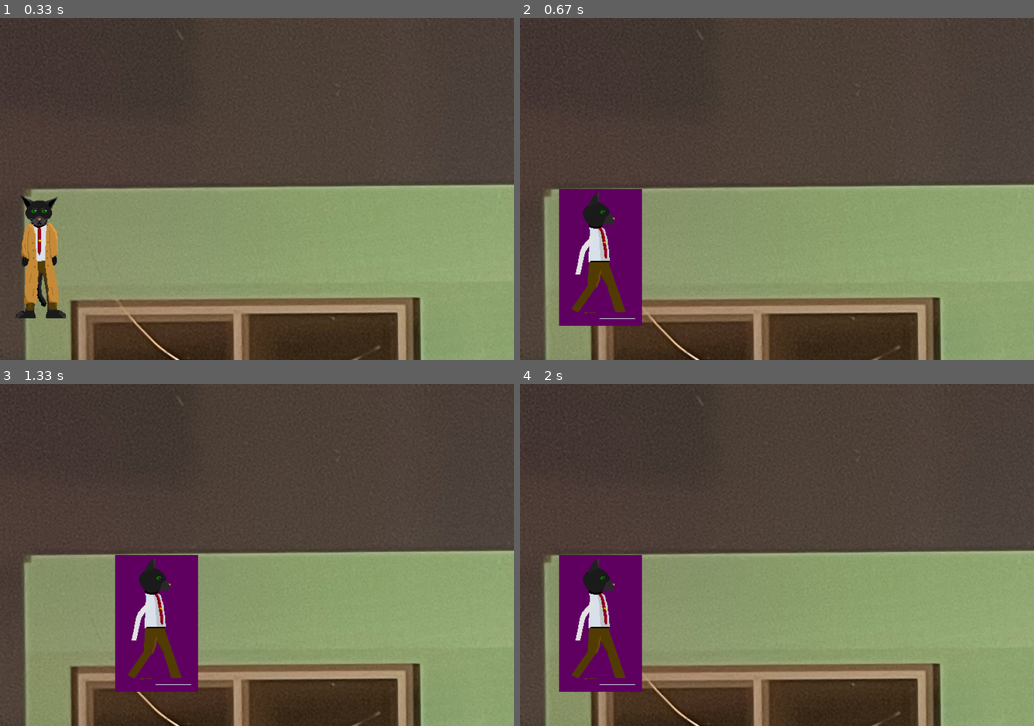
Above: before the commit, frames 1-4 (two rows, left to right).
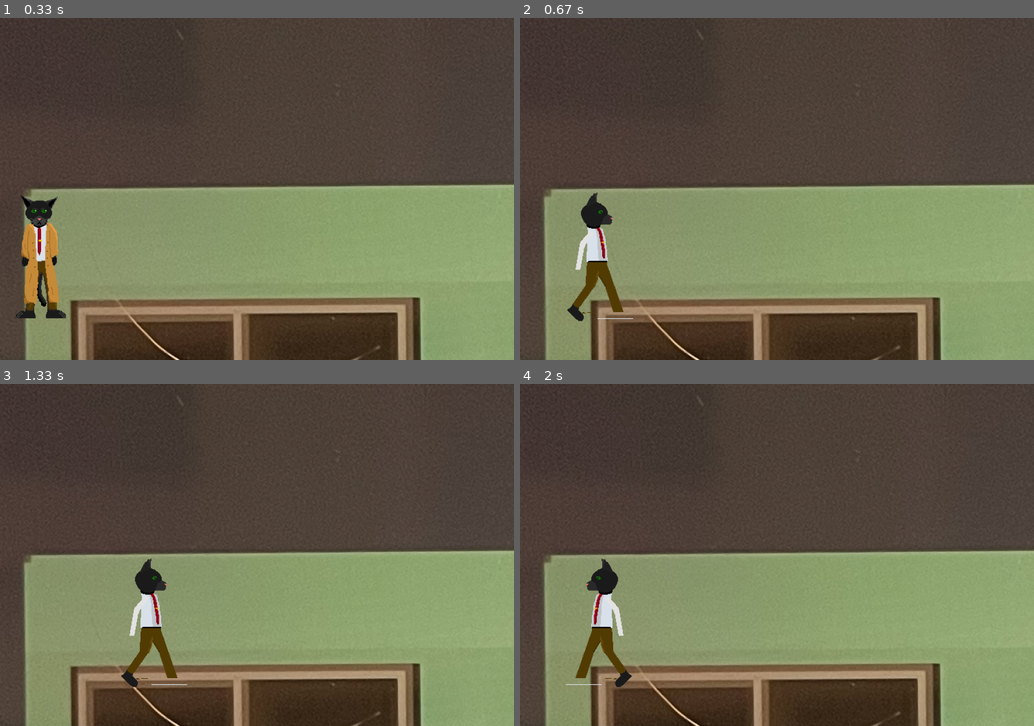
Above: after the commit, the same moments.

Repository: cbgpenguin/CSP-PYGAMES
Game: pygame game, started from main.py
Two runs of this game, one before a commit and one after it. Both use one fixed random seed, a clock stepped at 60 frames per second and the inputs below.
Inputs:
- Up to frame 1 (0.33 s): no input
- Up to frame 2 (0.67 s): hold Right from 0.33 s (still down)
- Up to frame 3 (1.33 s): release Right at 0.8 s; hold Right 0.83-1.3 s
- Up to frame 4 (2 s): hold Left 1.33-1.87 s; hold Left from 1.9 s (still down)

Frame 1 is identical in both runs. In frame 2, 5.5% of the frame differs, in the area x 7-24%, y 50-90%; in frame 3, 5.7%; in frame 4, 5.8%.

Commit message:
Hallelujah I fixed it!

Diff:
--- a/animatedSprite.py
+++ b/animatedSprite.py
@@ -5,7 +5,6 @@
 
         def __init__(self, screen, x, y, defaultFrames, frameRate):
             super().__init__()
-            self.isFlipped = False
             self.screen = screen
             self.image = defaultFrames[0]
             self.rect = self.image.get_rect(topleft=(x, y))
@@ -19,33 +18,41 @@
             self.speed = 6
             self.state = "still"
             self.clock = pygame.time.Clock()
-            self.lastUpdate = 0
+            self.lastFrameUpdate = 0
+            self.isFlipped = False
+            self.counter = 0
 
+        #Changes and draws the image
         def update(self):
-            print(self.isFlipped)
             delta = self.clock.tick() / 1000.0
-            self.lastUpdate = self.lastUpdate + delta
+            self.lastFrameUpdate = self.lastFrameUpdate + delta
             # print(self, "frame update:", self.lastUpdate)
-            if self.lastUpdate >= (1.0 / self.frame_rate):
+            if self.lastFrameUpdate >= (1.0 / self.frame_rate):
                 # For example have a frame rate of 6 fps: (1/6 = 0.16666) so if its been longer go to next frame
-                self.lastUpdate = 0
+                self.lastFrameUpdate = 0
                 self.frame_index = (self.frame_index + 1) % len(self.frames)
                 self.image = self.frames[self.frame_index]
+
+                if self.state == "moveLeft":
+                    self.image = pygame.transform.flip(self.image, True, False)
+                    print("flipping")
+                    self.isFlipped = True
 
             newPos = self.rect.move(self.movePos)
             if self.area.contains(newPos):
                 self.rect = newPos
                 pygame.event.pump()
+
             print("state:", self.state)
+            print("player isFlipped:", self.isFlipped)
 
-            if self.state == "moveLeft" and self.isFlipped == False:
-                self.image = pygame.transform.flip(self.image, True, False)
-                print("flipping")
-                self.isFlipped = True
-            elif self.state != "moveLeft" and self.isFlipped == True:
-                self.image = pygame.transform.flip(self.image, True, False)
-                print("unFlipping!")
-                self.isFlipped = False
+
+
+            #actually draws the image onto the position
+            self.screen.blit(self.image, self.rect)
+
+
+
 
         def changeAnimation(self, newFrames):
             self.frames = newFrames
@@ -60,6 +67,3 @@
         def moveRight(self):
             self.movePos[0] = self.movePos[0] + (self.speed)
             self.state = "moveRight"
-
-        def draw(self):
-            self.screen.blit(self.image, self.rect)
--- a/main.py
+++ b/main.py
@@ -4,7 +4,7 @@
 
 def main():
     # clock = pygame.time.Clock()
-    scale = 2
+    imageScale = 2 # Scale the images up to this
     # Initialise screen
     pygame.init()
     screen = pygame.display.set_mode((1500, 1000))
@@ -13,7 +13,7 @@
     # Fill background
     # background = pygame.Surface(screen.get_size())
     # background = background.convert()
-    background = loadAndScaleImage("resources/backdrop1.png")
+    background = loadAndScaleImage("resources/backdrop1.png", imageScale)
 
     # Display text
     font = pygame.font.Font(None, 36)
@@ -22,12 +22,14 @@
     textPos.centerx = background.get_rect().centerx
     background.blit(text, textPos)
 
-    # make Player: object of playerSprite
-    playerSpriteSheet = loadAndScaleImage("resources/playerFiles/playerStandSpriteSheet.png")
-    playerSpriteFrames = load_sprite_sheet(playerSpriteSheet, 121 * scale, 200 * scale, 1, 9, True)
+    # make Player: object of playerSprite + animations
+    playerSpriteSheet = loadAndScaleImage("resources/playerFiles/playerStandSpriteSheet.png", imageScale)
+    playerSpriteFrames = loadSpriteSheet(playerSpriteSheet, 121 * imageScale, 200 * imageScale, 1, 9, True)
+
     playerSprite = animatedSprite.AnimatedSprite(screen, 0, 500, playerSpriteFrames, 6)
-    playerWalkSpriteSheet = loadAndScaleImage("resources/playerFiles/detective-walk-animation-place-holder.png")
-    playerWalkSpriteFrames = load_sprite_sheet(playerWalkSpriteSheet, 121 * scale, 200 * scale, 1, 1, False)
+
+    playerWalkSpriteSheet = loadAndScaleImage("resources/playerFiles/detective-walk-animation-place-holder.png", imageScale)
+    playerWalkSpriteFrames = loadSpriteSheet(playerWalkSpriteSheet, 121 * imageScale, 200 * imageScale, 1, 1, False)
 
     # Event loop
     while True:
@@ -40,17 +42,20 @@
             elif event.type == pygame.KEYDOWN:
                 if event.key == pygame.K_LEFT:
                     print("left pressed")
+                    playerSprite.changeAnimation(playerWalkSpriteFrames)
+                    playerSprite.image = pygame.transform.flip(playerSprite.image, True, False)
+                    playerSprite.update()
                     playerSprite.moveLeft()
-                    playerSprite.changeAnimation(playerWalkSpriteFrames)
                 elif event.key == pygame.K_RIGHT:
                     print("right pressed")
+                    playerSprite.changeAnimation(playerWalkSpriteFrames)
+                    playerSprite.update()
                     playerSprite.moveRight()
-                    playerSprite.changeAnimation(playerWalkSpriteFrames)
             elif event.type == pygame.KEYUP:
                 if event.key == pygame.K_LEFT or event.key == pygame.K_RIGHT:
+                    playerSprite.defaultAnimation()
                     playerSprite.movePos = [0, 0]
                     playerSprite.state = "still"
-                    playerSprite.defaultAnimation()
 
         screen.blit(background, (0, 0))
 
@@ -59,12 +64,10 @@
         # print("called update")
 
         # Draw the animation
-        playerSprite.draw()
 
         pygame.display.flip()
 
-
-def load_sprite_sheet(spriteSheet, frameWidth, frameHeight, rows, columns, bounce):
+def loadSpriteSheet(spriteSheet, frameWidth, frameHeight, rows, columns, bounce):
     frames = []
     for row in range(rows):
         for column in range(columns):
@@ -96,16 +99,15 @@
     return frames
 
 
-def loadAndScaleImage(originalImagePath):
-    scaledImage = -1
+def loadAndScaleImage(originalImagePath, scale):
     try:
         originalImage = pygame.image.load(originalImagePath)
     except:
-        # print("failed to load resource about to crash")
+        print("failed to load resource about to crash")
         return -1  # ERROR
 
-    newWidth = originalImage.get_width() * 2
-    newHeight = originalImage.get_height() * 2
+    newWidth = originalImage.get_width() * scale
+    newHeight = originalImage.get_height() * scale
     scaledImage = pygame.transform.scale(originalImage, (newWidth, newHeight))
 
     return scaledImage
Binary file changed: resources/playerFiles/detective-walk-animation-place-holder.png
